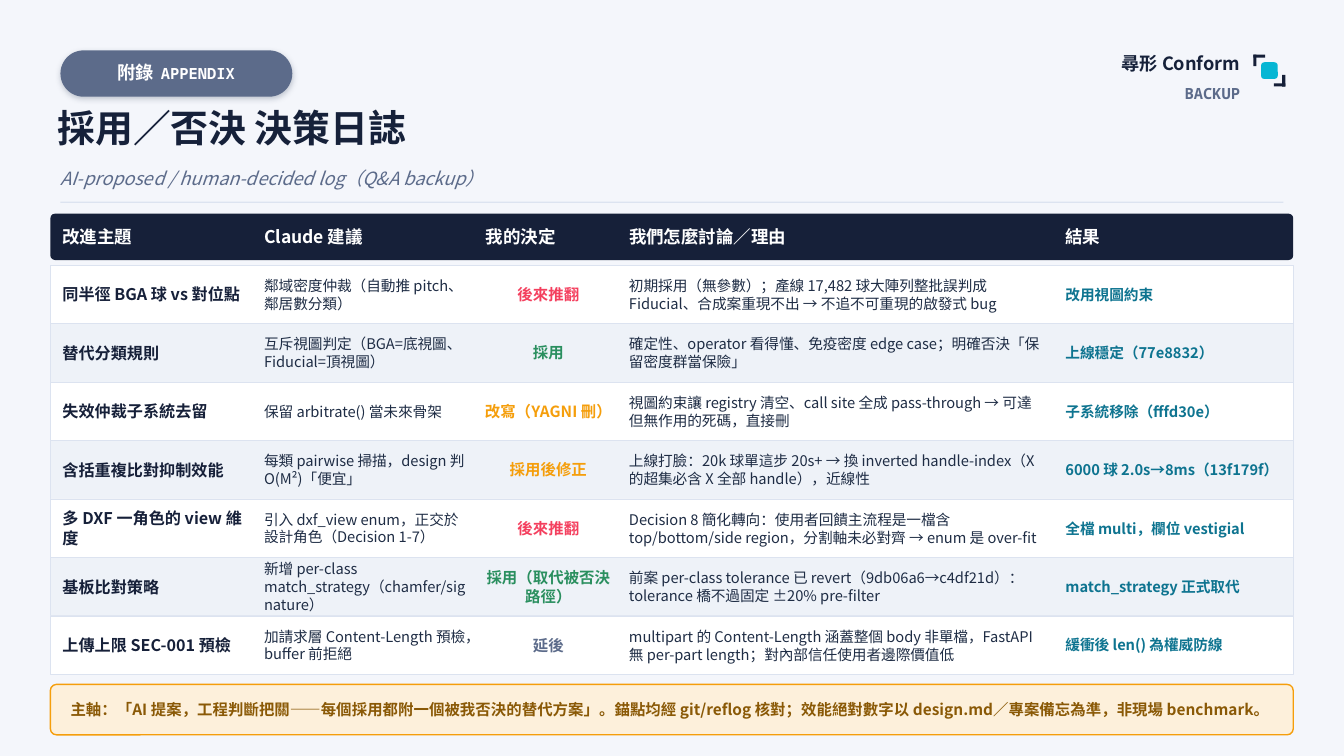
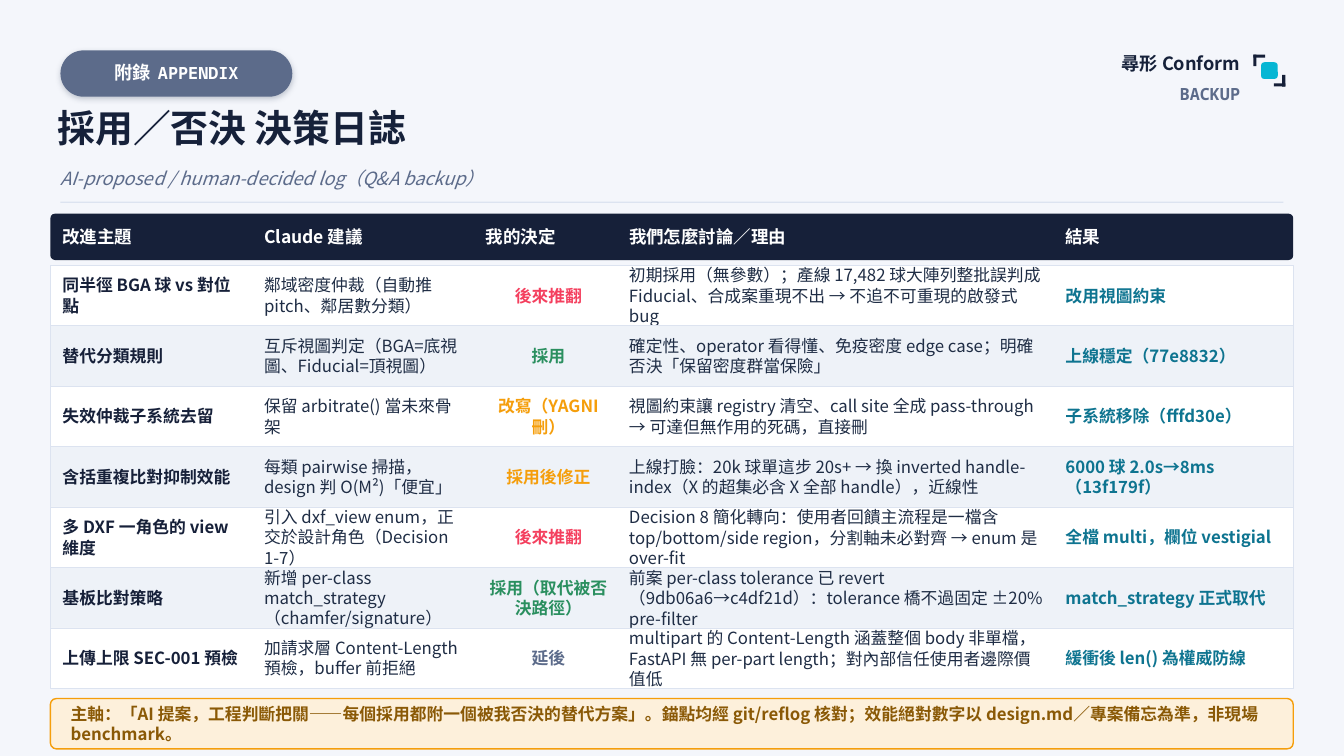
Before and after one commit to yiting-tom/SMDR2, a slide deck: slide 10 of competition/尋形Conform_競賽簡報.pptx. Drawn at 1344x756 pixels with LibreOffice and Linux fonts; fonts in the diff are those of the drawing. Boxes give left, top, right and bottom in pixels: in the first picture for what was removed or moved away, otherwise in the second. Text is boxed around its words. In the diff, an @@ line names an element or a change of style, - is before the commit and + after.

```diff
--- a/competition/尋形Conform_競賽簡報.pptx
+++ b/competition/尋形Conform_競賽簡報.pptx
@@ text "附錄 APPENDIX" at (114, 64, 239, 81): size 11 to 12 pt in "APPENDIX" @@
@@ rectangle: place and size @@
-rectangle at (50, 324, 1294, 382)
+rectangle at (50, 326, 1294, 386)
@@ rectangle: place and size @@
-rectangle at (50, 382, 1294, 441)
+rectangle at (50, 386, 1294, 447)
@@ rectangle: place and size @@
-rectangle at (50, 441, 1294, 499)
+rectangle at (50, 447, 1294, 507)
@@ 11 texts, 3 rectangles: place and size @@
-11 texts, 3 rectangles at (50, 499, 1294, 675)
+11 texts, 3 rectangles at (50, 507, 1294, 689)
@@ size 11.5 to 12 pt in 7 elements at (62, 276, 231, 317), (62, 347, 163, 364), (62, 407, 213, 424), (62, 469, 230, 485), (62, 518, 229, 556), (62, 590, 163, 606), (62, 650, 238, 666) @@
@@ size 10.5 to 12 pt in 21 elements at (629, 267, 1040, 325), (1065, 288, 1166, 304), (264, 277, 432, 316), (629, 338, 1033, 374), (1065, 347, 1235, 364), (264, 338, 457, 374), (629, 398, 1034, 435), (1065, 407, 1241, 424), (264, 398, 452, 435), (629, 459, 1025, 495), (1065, 459, 1215, 495), (264, 459, 452, 497), (629, 509, 1038, 564), (1065, 528, 1271, 547), (264, 509, 454, 566), (629, 570, 1043, 628), (1065, 589, 1266, 608), (264, 570, 442, 628), (629, 627, 1035, 687), (1065, 647, 1246, 669), (264, 640, 458, 676) @@
@@ size 11 to 12 pt in 9 elements at (1180, 88, 1240, 100), (515, 288, 582, 304), (532, 348, 566, 364), (498, 397, 599, 435), (506, 468, 590, 485), (515, 529, 582, 545), (490, 579, 608, 616), (71, 705, 1258, 742), (532, 650, 566, 666) @@
@@ rounded rectangle: place and size @@
-rounded rectangle at (50, 685, 1294, 735)
+rounded rectangle at (50, 699, 1294, 749)
```
Also in this commit, not shown: 9 other slides changed, 2 other files.
